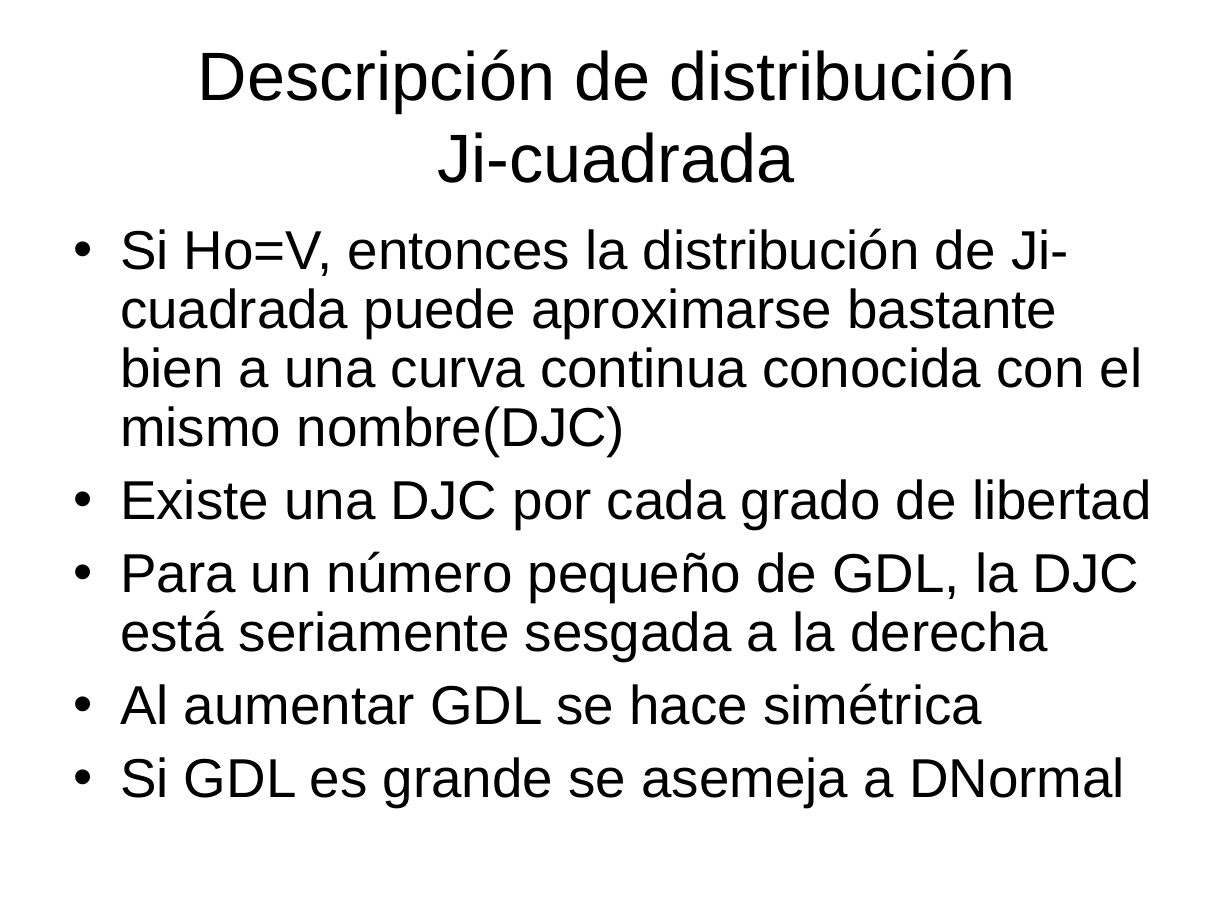
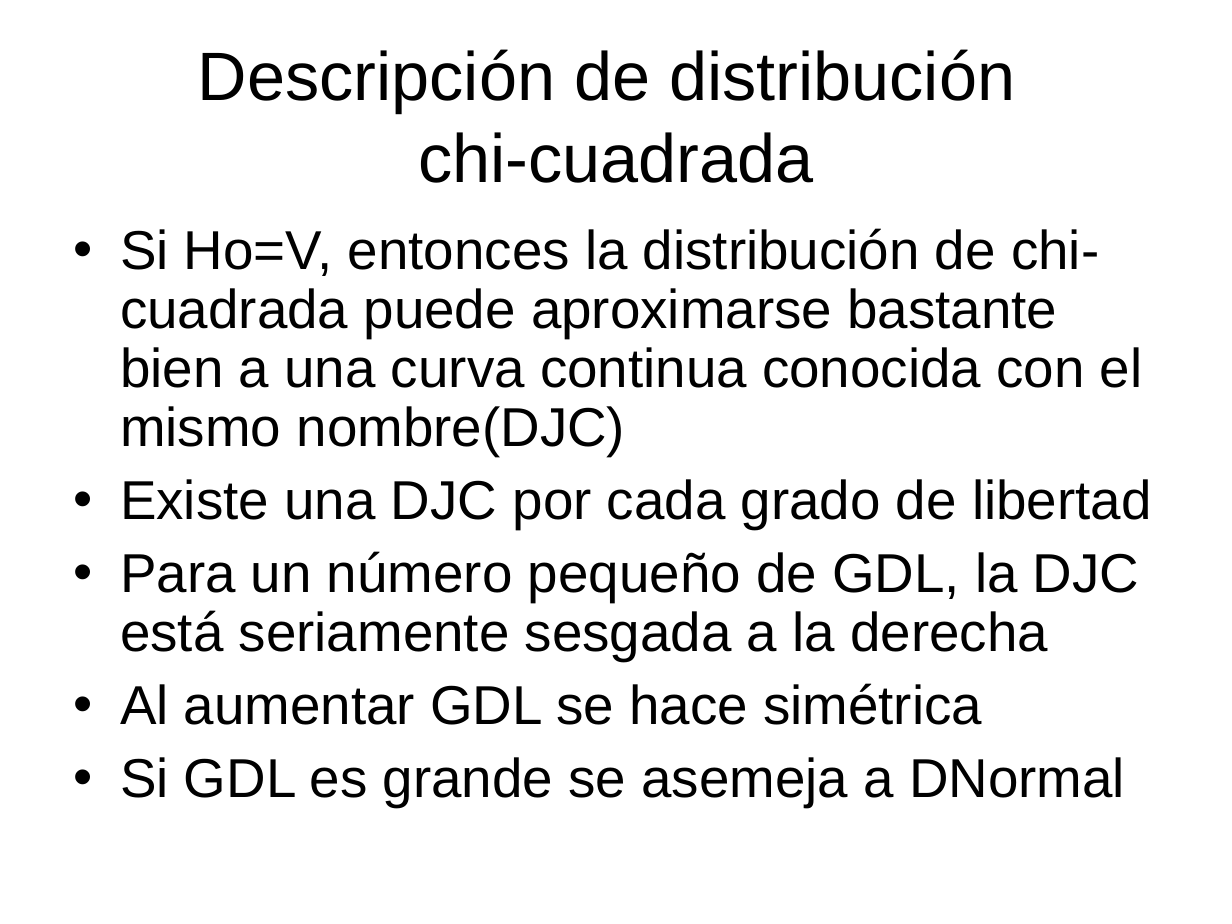
Before and after one commit to joseraulgallardo97/SimulacionProcesosFinancieros2018-I, a slide deck: slide 17 of TEMA-2/Clase15_Bondad_Ajuste.ppt (slide 16 before the commit). Drawn at 1232x924 pixels with LibreOffice and Linux fonts; fonts in the diff are those of the drawing. Boxes give left, top, right and bottom in pixels: in the first picture for what was removed or moved away, otherwise in the second. Text is boxed around its words. In the diff, an @@ line names an element or a change of style, - is before the commit and + after.

```diff
--- a/TEMA-2/Clase15_Bondad_Ajuste.ppt
+++ b/TEMA-2/Clase15_Bondad_Ajuste.ppt
@@ title at <box>198,49,1015,183</box>: text changed @@
-Descripción de distribución
-Ji-cuadrada
+Descripción de distribución
+chi-cuadrada
@@ text at <box>120,228,1143,456</box>: text changed @@
-• Si Ho=V, entonces la distribución de Ji-cuadrada puede aproximarse bastante bien a una curva continua conocida con el mismo nombre(DJC)
+• Si Ho=V, entonces la distribución de chi-cuadrada puede aproximarse bastante bien a una curva continua conocida con el mismo nombre(DJC)
```
Also in this commit, not shown: 11 other slides changed, 1 slide added, 1 other file.
